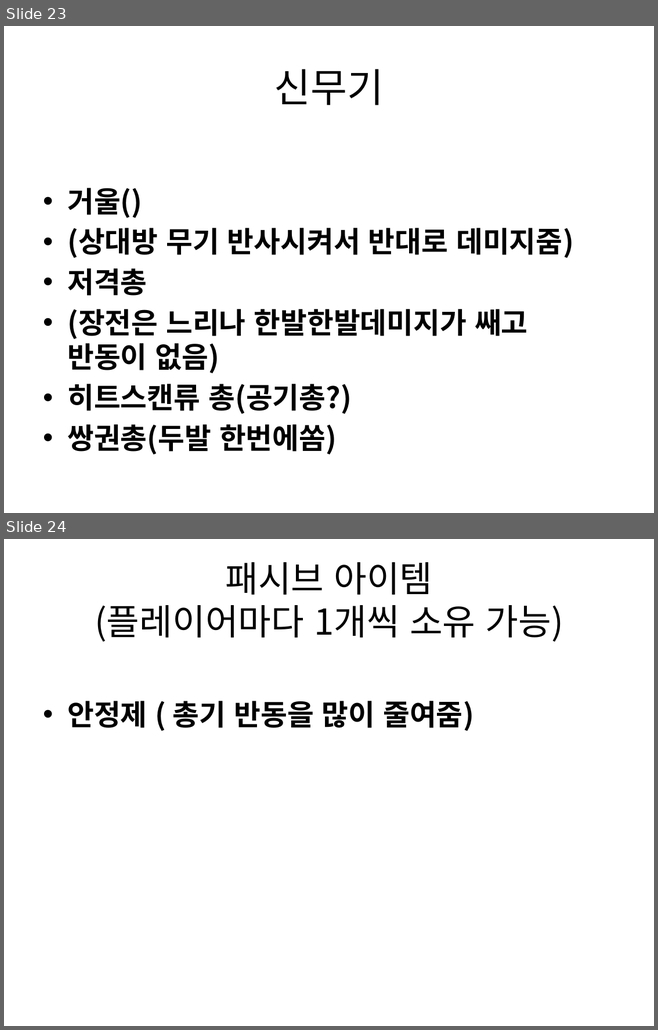
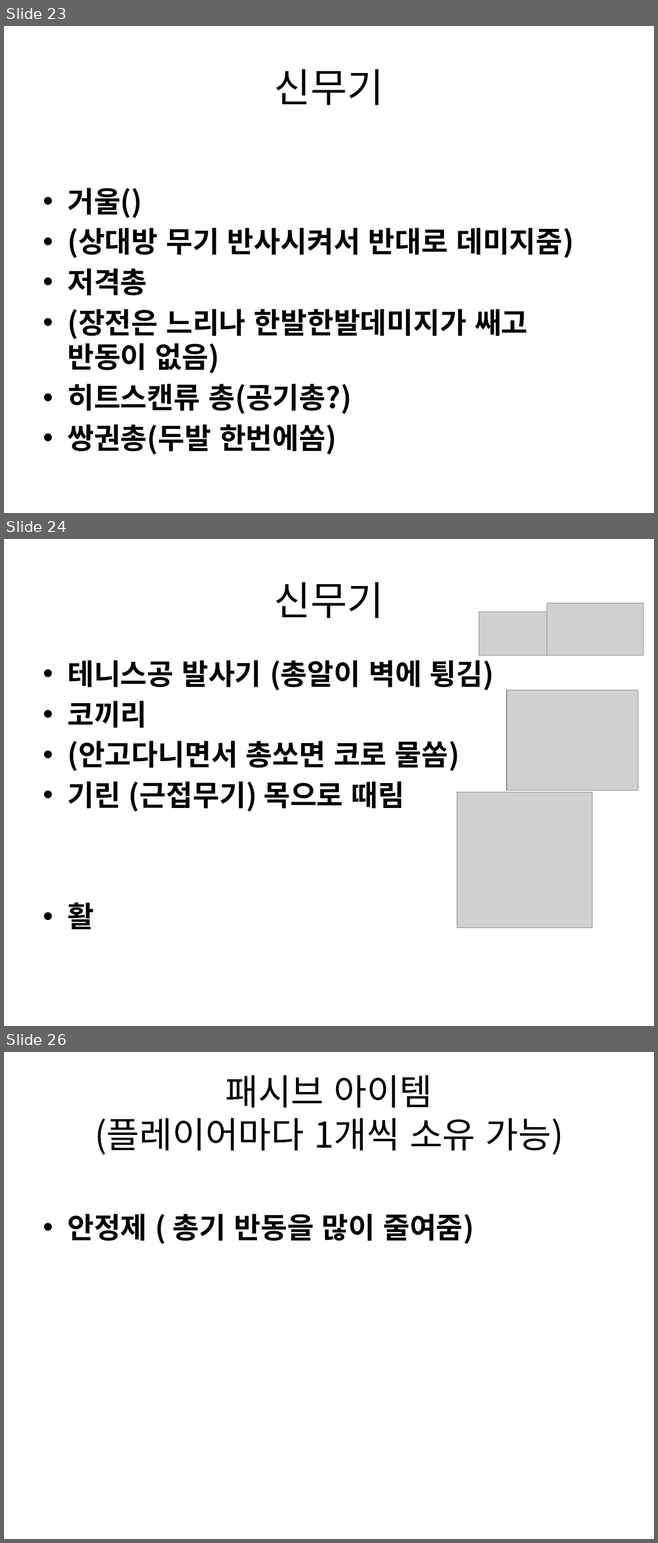
Before and after one commit to gkdlgndpdu/EscapeJail, a slide deck: EscapeJail/Assets/기획/스테이지1기획.pptx. Shown one above the other, each under a label of ours: slides 23 and 24 before the commit, slides 23, 24 and 26 after it; the slides between them are not shown. The pictures are 658x1030 and 658x1543 pixels, drawn with LibreOffice and Linux fonts; fonts in the diff are those of the drawing; grey boxes stand for pictures. Boxes give left, top, right and bottom in pixels: in the first picture for what was removed or moved away, otherwise in the second. Text is boxed around its words. In the diff, an @@ line names an element or a change of style, - is before the commit and + after.

```diff
--- a/EscapeJail/Assets/기획/스테이지1기획.pptx
+++ b/EscapeJail/Assets/기획/스테이지1기획.pptx
@@ slide 24 added at (x1=4, y1=539, x2=654, y2=1026), background #FFFFFF @@
@@ title added at (x1=274, y1=582, x2=383, y2=618), 44 pt, text #000000 @@
+신무기
@@ picture added at (x1=546, y1=603, x2=643, y2=655) @@
@@ picture added at (x1=479, y1=611, x2=546, y2=655) @@
@@ text added at (x1=67, y1=660, x2=494, y2=929), 32 pt, text #000000, bold @@
+• 테니스공 발사기 (총알이 벽에 튕김)
+• 코끼리
+• (안고다니면서 총쏘면 코로 물쏨)
+• 기린 (근접무기) 목으로 때림
+• 활
@@ picture added at (x1=506, y1=690, x2=637, y2=791) @@
@@ picture added at (x1=457, y1=792, x2=592, y2=928) @@
@@ what was slide 24 is now slide 26 @@
```
Also in this commit, not shown: 1 other slide added, 1 other file.
